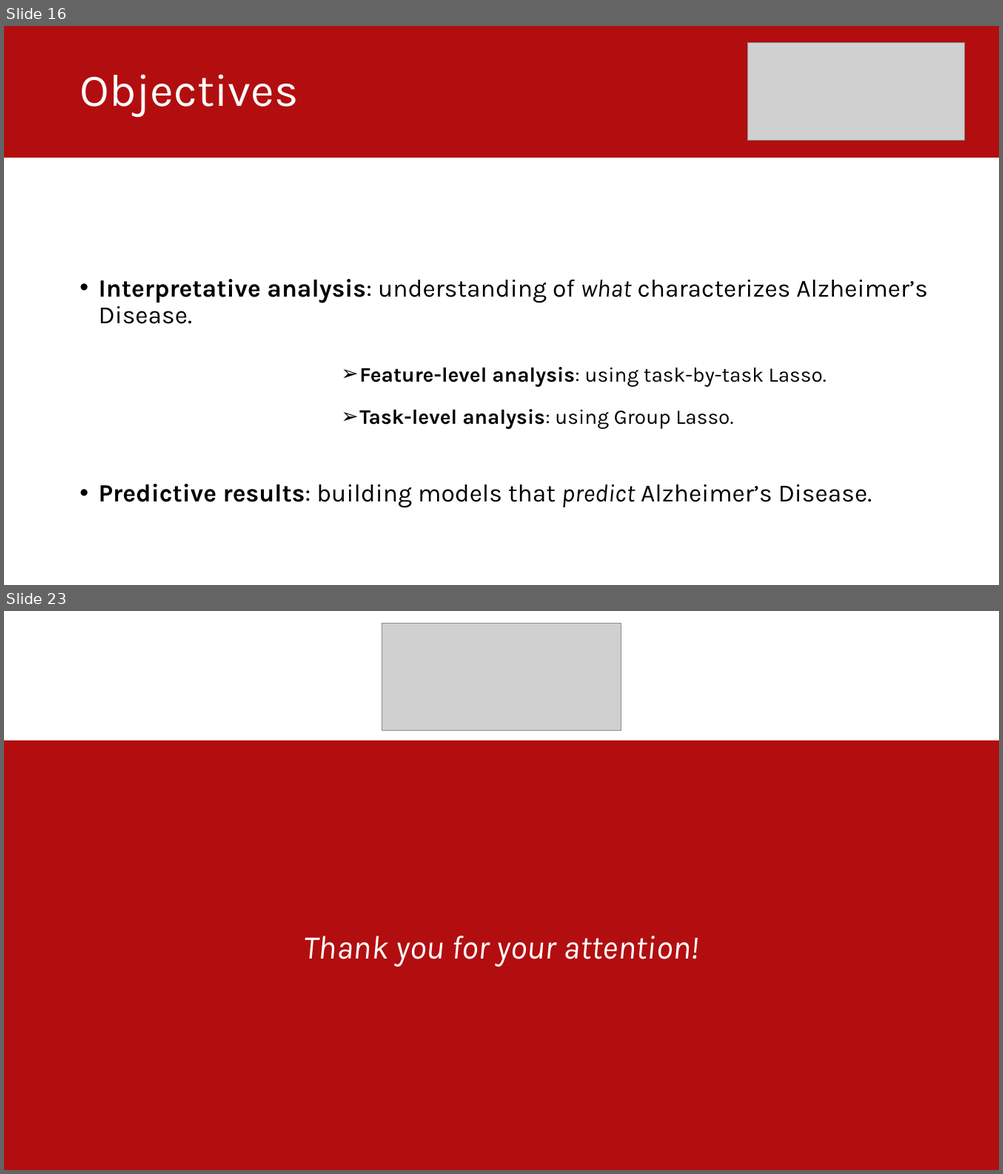
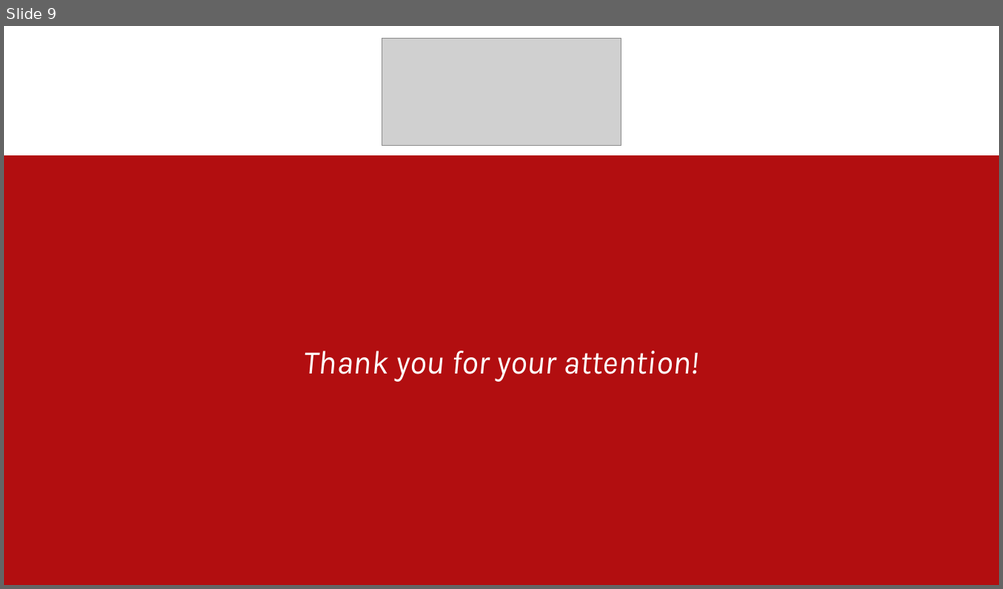
Before and after one commit to lucavarotto/vinted-scraper-and-business-analysis, a slide deck: Presentazione.pptx. Shown one above the other, each under a label of ours: slides 16 and 23 before the commit, slide 9 after it; the slides between them are not shown. The pictures are 1003x1174 and 1003x589 pixels, drawn with LibreOffice and Linux fonts; fonts in the diff are those of the drawing; grey boxes stand for pictures. Boxes give left, top, right and bottom in pixels: in the first picture for what was removed or moved away, otherwise in the second. Text is boxed around its words. In the diff, an @@ line names an element or a change of style, - is before the commit and + after.

```diff
--- a/Presentazione.pptx
+++ b/Presentazione.pptx
@@ slide 16 removed at bbox=[4, 26, 999, 585], background #FFFFFF @@
@@ rectangle removed at bbox=[4, 26, 999, 157] @@
@@ picture removed at bbox=[748, 43, 965, 140] @@
@@ title removed at bbox=[79, 74, 298, 117] @@
-Objectives
@@ text removed at bbox=[99, 279, 928, 508] @@
-• Interpretative analysis: understanding of what characterizes Alzheimer’s Disease.
-              ➢ Feature-level analysis: using task-by-task Lasso.
-              ➢ Task-level analysis: using Group Lasso.
-• Predictive results: building models that predict Alzheimer’s Disease.
@@ what was slide 23 is now slide 9 @@
```
Also in this commit, not shown: 1 slide changed, 6 slides added, 19 other slides removed, 10 other files.
